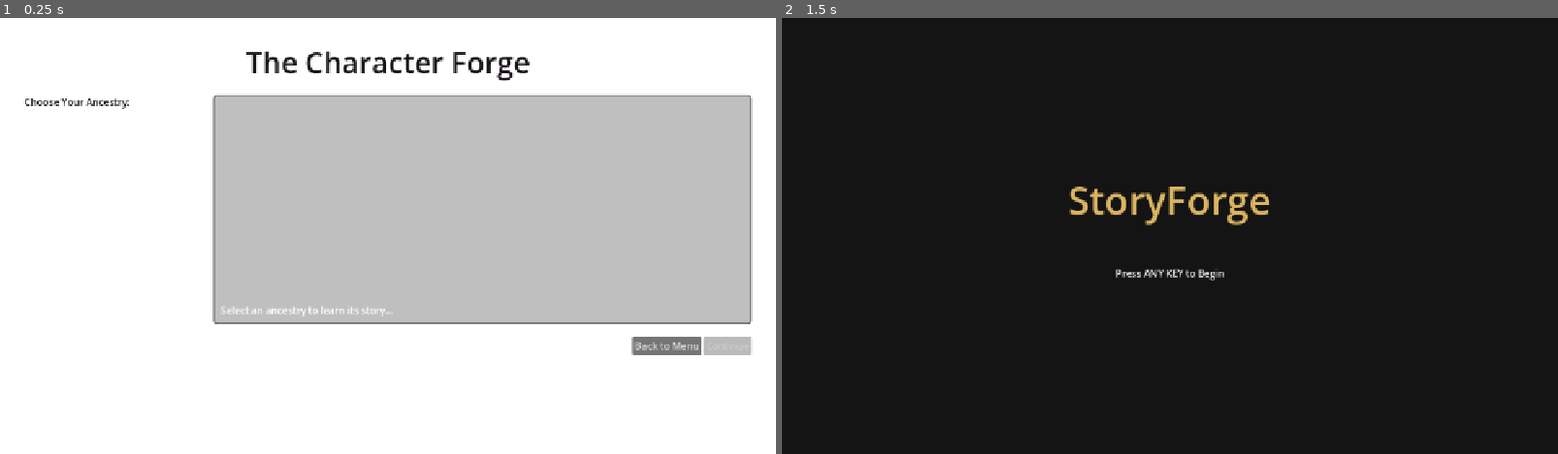
Above: before the commit, frames 1-2 (left to right).
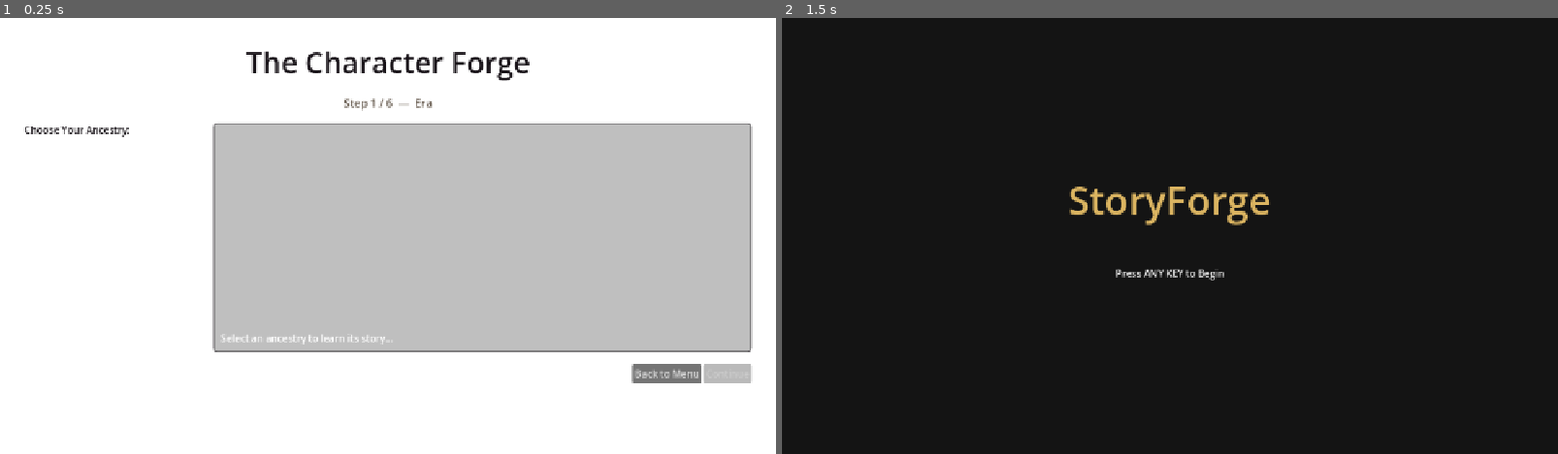
Above: after the commit, the same moments.

Repository: DaRipper91/storyforge
Game: Godot game, scene res://scenes/Creation.tscn
Two runs of this game, one before a commit and one after it. Both use one fixed random seed, a clock stepped at 60 frames per second and the inputs below. This scene is started directly instead of the project's main scene.
Inputs (mouse positions are in pixels of both pictures, inside the frame that each line leads up to):
- Up to frame 1 (0.25 s): no input
- Up to frame 2 (1.5 s): tap Enter (ui_accept) at 0.5, 0.77 s; move the mouse to (1340, 214) at 0.52 s; click (1340, 214) at 0.67 s; click "Back to Menu" at 1.25 s

The runs differ from the first frame. In frame 1, 10% of the frame differs, in the area x 3-97%, y 17-84%; in frame 2, nothing differs.

Commit message:
Feat: Wire all NPCs to Gemini, add NPC tests, fix Creation.tscn StepLabel
- Add generate_text() to GeminiClient for plain-text NPC dialogue (no JSON schema)
- Update npc_narrator to use generate_text instead of generate_structured
- Wire Gemini to all flavor-text NPC endpoints: Jon (cactus), Haylie (bailout),
  D.Anna (address, petition), RedVelvet (perform, tip, heckle, request-song),
  Kodrik (dispatch, repair), Bryne (observation, cole-lean), Nathis (report, tyty-bark)
  — each endpoint runs Python pool for mechanics, replaces flavor text with Gemini,
  falls back to pool text on any Gemini failure
- Add tests/test_routes_npc.py: 38 tests covering all NPC routes, happy paths,
  Gemini fallback, and mechanical state assertions
- Fix Creation.tscn: add missing StepLabel node under VBoxContainer

Co-Authored-By: Claude Sonnet 4.6 <noreply@anthropic.com>

Diff:
--- a/godot/scenes/Creation.tscn
+++ b/godot/scenes/Creation.tscn
@@ -64,6 +64,13 @@
 text = "The Character Forge"
 horizontal_alignment = 1
 
+[node name="StepLabel" type="Label" parent="MarginContainer/VBoxContainer"]
+layout_mode = 2
+theme_override_colors/font_color = Color(0.35, 0.3, 0.25, 1)
+theme_override_font_sizes/font_size = 18
+text = "Step 1 / 6  —  Era"
+horizontal_alignment = 1
+
 [node name="HSplitContainer" type="HSplitContainer" parent="MarginContainer/VBoxContainer"]
 layout_mode = 2
 size_hint_vertical = 3
Not shown, changed: src/storyforge/ai/client.py
Not shown, changed: src/storyforge/ai/npc_narrator.py
Not shown, changed: src/storyforge/api/routes_npc.py
Not shown, added: tests/test_routes_npc.py
